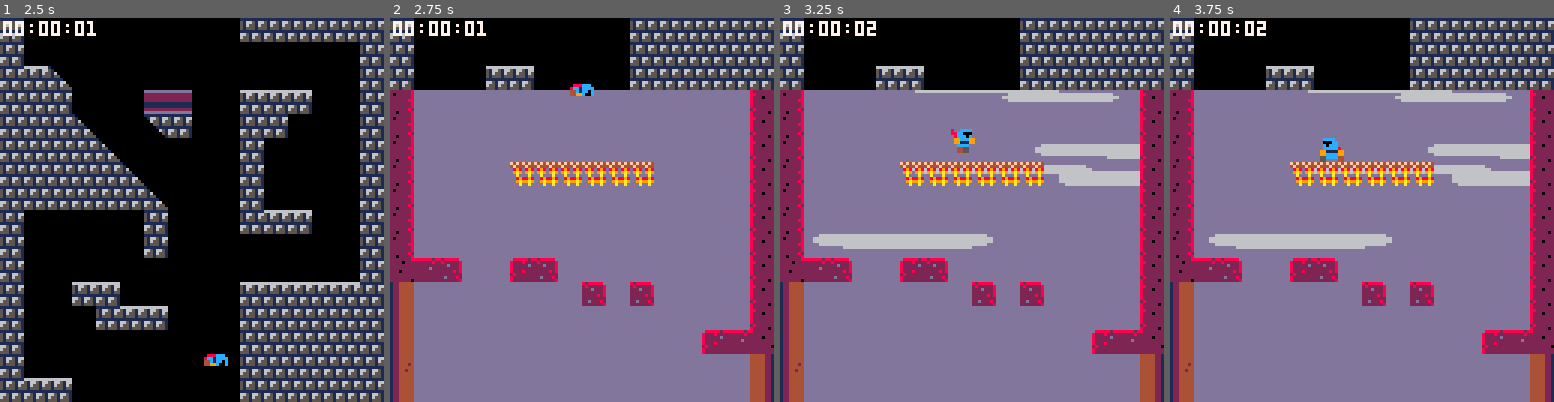
Above: before the commit, frames 1-4 (left to right).
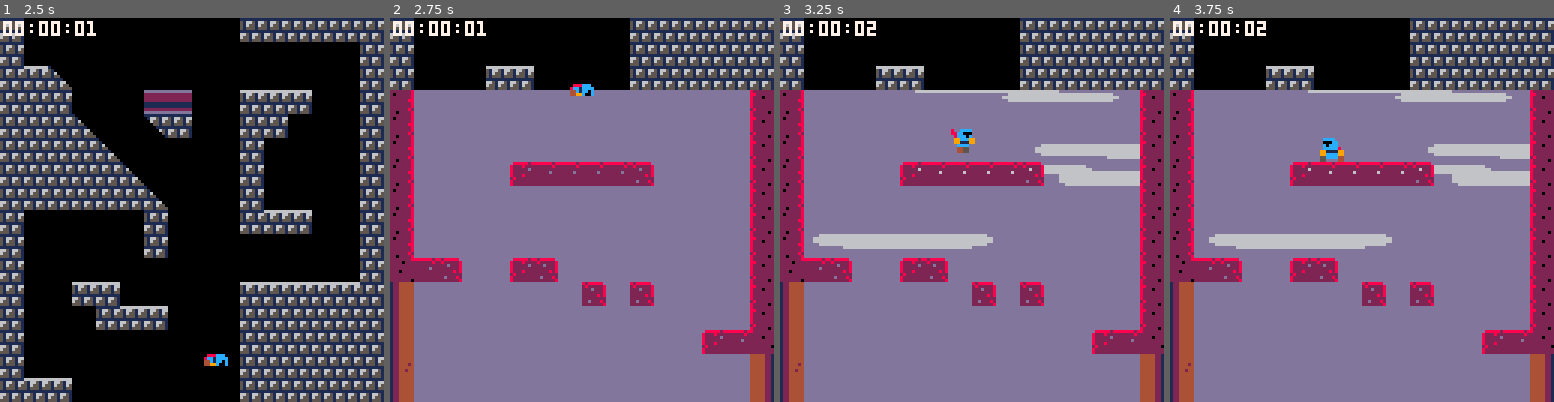
Above: after the commit, the same moments.

Repository: xdinterface/jump-king-demake
Game: PICO-8 cartridge jkd.p8
Same seed, same stepped clock (60 frames per second), same inputs: the game is played once before the commit and once after it.
Inputs:
- Up to frame 1 (2.5 s): tap X (X key) at 0.33, 1.07, 1.85 s; tap O (Z key) at 0.7, 1.7, 2.1 s; hold Right 1.6-2.1 s; hold Up 2.15-2.42 s; hold Right from 2.47 s (still down)
- Up to frame 2 (2.75 s): keep holding Right; tap O (Z key) at 2.5 s
- Up to frame 3 (3.25 s): tap O (Z key) at 2.9 s; tap X (X key) at 2.97 s; release Right at 3.03 s; hold Left from 3.08 s (still down)
- Up to frame 4 (3.75 s): tap O (Z key) at 3.3, 3.7 s; release Left at 3.58 s; hold Down from 3.63 s (still down)

Frame 1 is identical in both runs. In frame 2, 2.3% of the frame differs, in the area x 31-69%, y 37-44%; in frame 3, 2.3%; in frame 4, 2.3%.

Commit message:
Update sfx

Diff:
--- a/game/player/update.lua
+++ b/game/player/update.lua
@@ -122,12 +122,10 @@
 
                         if not slide1 and not slide2 then
                                 if p.slammed then
-                                        sfx(-1,1)
                                         sfx(3,1)
                                         p.slammed=false
                                         fall_counter=fall_counter+1
                                 elseif p.landing then
-                                        sfx(-1,1)
                                         sfx(1,1)
                                         p.landing=false
                                 end
@@ -260,7 +258,6 @@
 end
 
 function wall_hit_sfx()
-        sfx(-1,1)
         sfx(2,1)
 end
 
--- a/init.lua
+++ b/init.lua
@@ -24,7 +24,7 @@
     charge_rate = 0.07
     anim_rate = 0.1
     bounce_factor = 0.6
-    slam_thresh = 4.6
+    slam_thresh = 5.4
 
     --wind/weather
     snow_count = 60
--- a/jkd.p8
+++ b/jkd.p8
@@ -135,7 +135,7 @@
 a6a6c6000000000000000000000000a617000047000000000057c700000000c7e50000000000000000006777000000e5e10000000000000000000000000000e1
 b40000000000001424000000000000d4450000000000000000000000000000358595a5000000000000000000000000e566969696000000969686000000000076
 a6a6a6c600e0000000000000000000a657000037470000000000000000000007e50000677767770000000000677700e5e10081a10000000000000000000000e1
-b40000000014046454042400000000e4450000000087878787878700000000358500000000f5000000560000f50000e566000000000000000000000000000076
+b40000000014046454042400000000e4450000000015050505052500000000358500000000f5000000560000f50000e566000000000000000000000000000076
 a6a6a6a6b6b60000b6b6b600000000a6170000f6370000474700000000000057e50000000000000000000000000000e5e100c1819100000000000000000000e1
 b40000000000000000000000000000d4450000000000000000000000000000358500000000000000f5f50000000000e566000000000000000000000000960076
 a6a6a6000000000000000000000000a6c7000057f60000272747474700000007e50000000000000000677700000000e5e100c1c1d1a1000000000000000000e1
